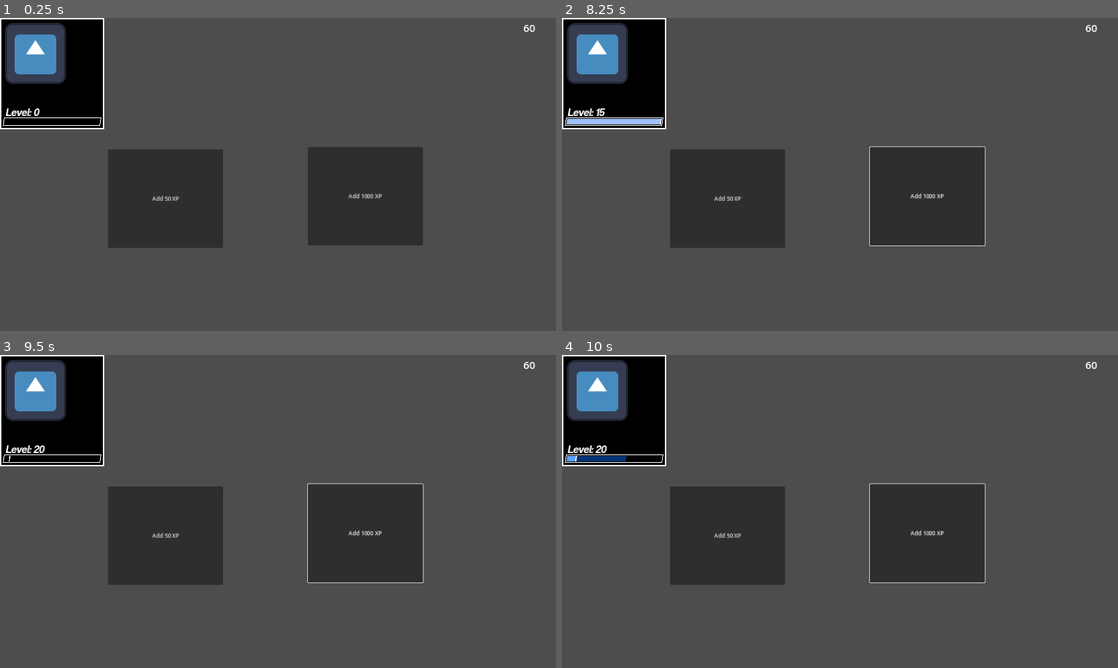
Above: before the commit, frames 1-4 (two rows, left to right).
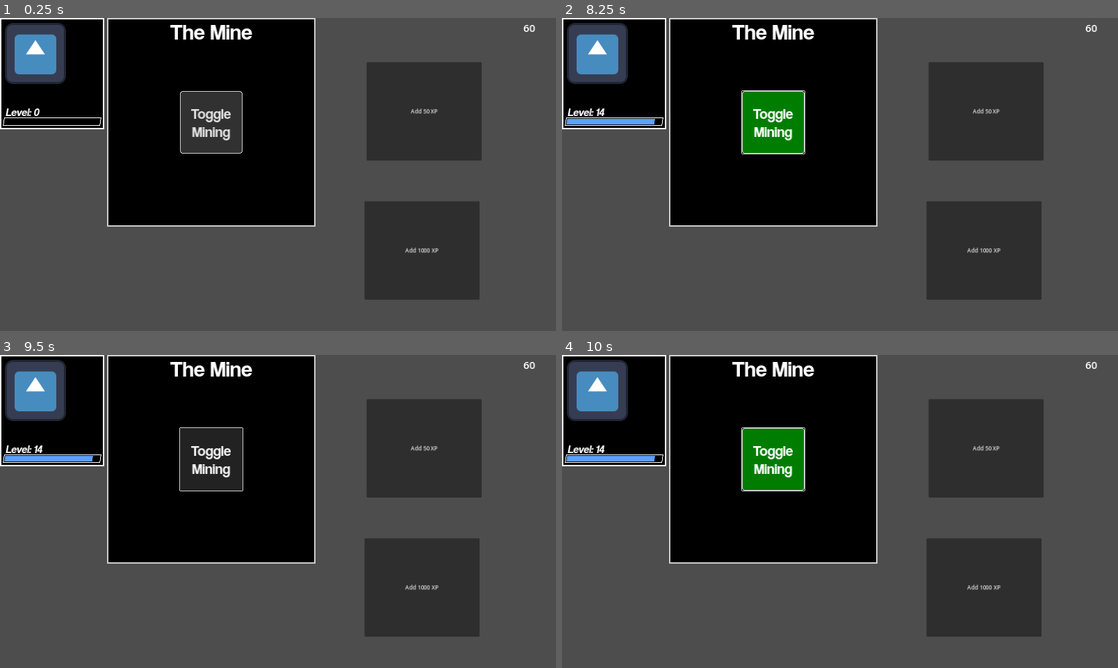
Above: after the commit, the same moments.

Repository: cphase/button-game
Game: Godot game, scene res://main.tscn
Same seed, same stepped clock (60 frames per second), same inputs: the game is played once before the commit and once after it. The engine's default icon, where the game draws it, is replaced by a stand-in: a white triangle on a blue panel in a dark square.
Inputs (mouse positions are in pixels of both pictures, inside the frame that each line leads up to):
- Up to frame 1 (0.25 s): no input
- Up to frame 2 (8.25 s): click (773, 121) at 0.5 s, where only the run after the commit has a clickable "Toggle Mining"; click "Add 50 XP" at 1.25 s; click "Add 1000 XP" at 2 s; click "Add 50 XP" at 2.75 s; click "Add 1000 XP" at 3.5 s; click (773, 121) at 4.25 s, where only the run after the commit has a clickable "Toggle Mining"; click "Add 50 XP" at 5 s; click "Add 1000 XP" at 5.75 s; click (773, 121) at 6.5 s, where only the run after the commit has a clickable "Toggle Mining"; tap Enter at 7.25 s; tap Space at 8 s
- Up to frame 3 (9.5 s): tap Enter at 8.75 s
- Up to frame 4 (10 s): tap Space at 9.5 s

The runs differ from the first frame. In frame 1, 41% of the frame differs, in the area x 19-87%, y 0-90%; in frame 2, 42%, in the area x 0-87%, y 0-90%; in frame 3, 42%; in frame 4, 42%.

Commit message:
starting mining scene

Diff:
--- a/main.tscn
+++ b/main.tscn
@@ -1,8 +1,9 @@
-[gd_scene load_steps=4 format=3 uid="uid://c17cbjyftwa0a"]
+[gd_scene load_steps=5 format=3 uid="uid://c17cbjyftwa0a"]
 
 [ext_resource type="PackedScene" uid="uid://dyysekjn7wyf1" path="res://player.tscn" id="1_57xd2"]
 [ext_resource type="Script" path="res://main.gd" id="1_bo0k0"]
 [ext_resource type="Script" path="res://Fps.gd" id="3_35q6q"]
+[ext_resource type="PackedScene" uid="uid://bu13wp17qoa8q" path="res://mining_scene.tscn" id="4_yslyk"]
 
 [node name="Main" type="Node"]
 script = ExtResource("1_bo0k0")
@@ -10,17 +11,17 @@
 [node name="Player" parent="." instance=ExtResource("1_57xd2")]
 
 [node name="AddXp" type="Button" parent="."]
-offset_left = 311.0
-offset_top = 378.0
-offset_right = 642.0
-offset_bottom = 661.0
+offset_left = 1055.0
+offset_top = 127.0
+offset_right = 1386.0
+offset_bottom = 410.0
 text = "Add 50 XP"
 
 [node name="AddXp1000" type="Button" parent="."]
-offset_left = 886.0
-offset_top = 371.0
-offset_right = 1217.0
-offset_bottom = 654.0
+offset_left = 1049.0
+offset_top = 527.0
+offset_right = 1380.0
+offset_bottom = 810.0
 text = "Add 1000 XP"
 
 [node name="Fps" type="Label" parent="."]
@@ -31,5 +32,8 @@
 theme_override_font_sizes/font_size = 30
 script = ExtResource("3_35q6q")
 
+[node name="MiningScene" parent="." instance=ExtResource("4_yslyk")]
+position = Vector2(308, 0)
+
 [connection signal="pressed" from="AddXp" to="Player/Level" method="_on_add_xp_pressed"]
 [connection signal="pressed" from="AddXp1000" to="Player/Level" method="_on_add_xp_1000_pressed"]
--- /dev/null
+++ b/mining_scene.gd
@@ -0,0 +1,23 @@
+extends Node2D
+
+signal mined_something(item)
+
+var mining = false
+var item_chances = {}
+#figure out how chances work with pick and levels
+
+# Called when the node enters the scene tree for the first time.
+func _ready():
+	pass # Replace with function body.
+
+
+# Called every frame. 'delta' is the elapsed time since the previous frame.
+func _process(delta):
+	pass
+
+func _physics_process(delta):
+	if mining:
+		pass
+
+func _on_button_toggled(toggled_on):
+	mining = toggled_on
--- /dev/null
+++ b/mining_scene.tscn
@@ -0,0 +1,77 @@
+[gd_scene load_steps=6 format=3 uid="uid://bu13wp17qoa8q"]
+
+[ext_resource type="Script" path="res://mining_scene.gd" id="1_arspg"]
+[ext_resource type="FontFile" uid="uid://cthm6xji2bhm" path="res://assets/fonts/coolvetica rg.otf" id="1_elgwo"]
+
+[sub_resource type="StyleBoxFlat" id="StyleBoxFlat_pha17"]
+bg_color = Color(0, 0, 0, 1)
+border_width_left = 4
+border_width_top = 4
+border_width_right = 4
+border_width_bottom = 4
+
+[sub_resource type="StyleBoxFlat" id="StyleBoxFlat_jf7a8"]
+bg_color = Color(0.192157, 0.192157, 0.192157, 1)
+border_width_left = 2
+border_width_top = 2
+border_width_right = 2
+border_width_bottom = 2
+corner_radius_top_left = 8
+corner_radius_top_right = 8
+corner_radius_bottom_right = 8
+corner_radius_bottom_left = 8
+
+[sub_resource type="StyleBoxFlat" id="StyleBoxFlat_iisf0"]
+bg_color = Color(0, 0.490196, 0, 1)
+border_width_left = 2
+border_width_top = 2
+border_width_right = 2
+border_width_bottom = 2
+corner_radius_top_left = 8
+corner_radius_top_right = 8
+corner_radius_bottom_right = 8
+corner_radius_bottom_left = 8
+
+[node name="MiningScene" type="Node2D"]
+script = ExtResource("1_arspg")
+
+[node name="MinePanel" type="Panel" parent="."]
+offset_right = 600.0
+offset_bottom = 600.0
+theme_override_styles/panel = SubResource("StyleBoxFlat_pha17")
+
+[node name="MineTitle" type="Label" parent="MinePanel"]
+layout_mode = 1
+anchors_preset = 5
+anchor_left = 0.5
+anchor_right = 0.5
+offset_left = -83.0
+offset_right = 83.0
+offset_bottom = 77.0
+grow_horizontal = 2
+theme_override_fonts/font = ExtResource("1_elgwo")
+theme_override_font_sizes/font_size = 64
+text = "The Mine"
+
+[node name="Button" type="Button" parent="MinePanel"]
+layout_mode = 1
+anchors_preset = 8
+anchor_left = 0.5
+anchor_top = 0.5
+anchor_right = 0.5
+anchor_bottom = 0.5
+offset_left = -90.0
+offset_top = -90.0
+offset_right = 90.0
+offset_bottom = 90.0
+grow_horizontal = 2
+grow_vertical = 2
+theme_override_fonts/font = ExtResource("1_elgwo")
+theme_override_font_sizes/font_size = 42
+theme_override_styles/normal = SubResource("StyleBoxFlat_jf7a8")
+theme_override_styles/pressed = SubResource("StyleBoxFlat_iisf0")
+toggle_mode = true
+text = "Toggle
+Mining"
+
+[connection signal="toggled" from="MinePanel/Button" to="." method="_on_button_toggled"]
